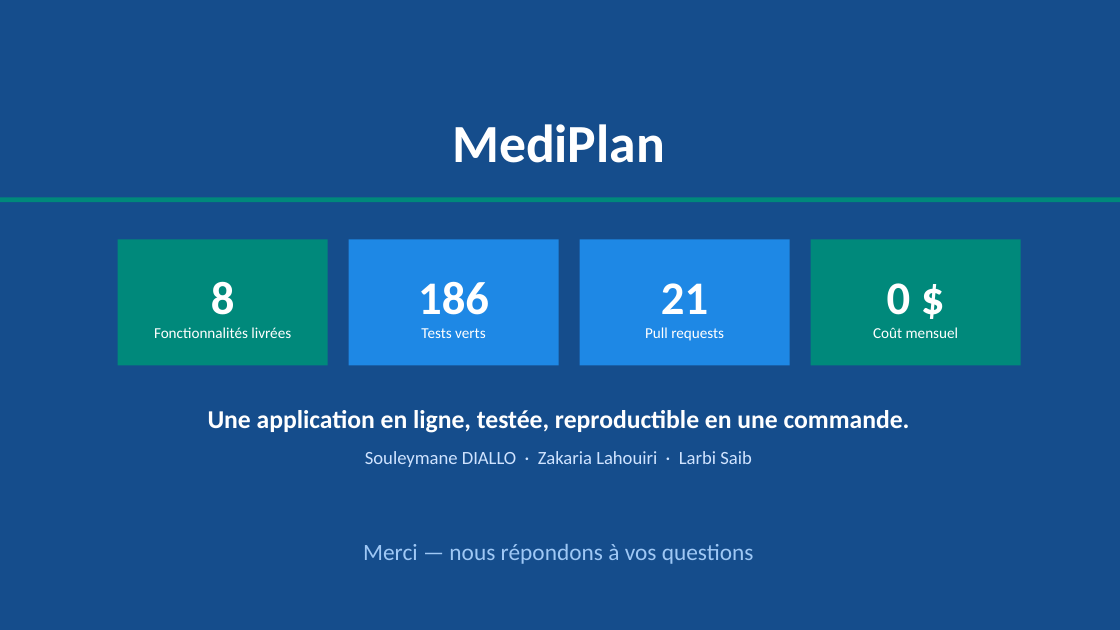
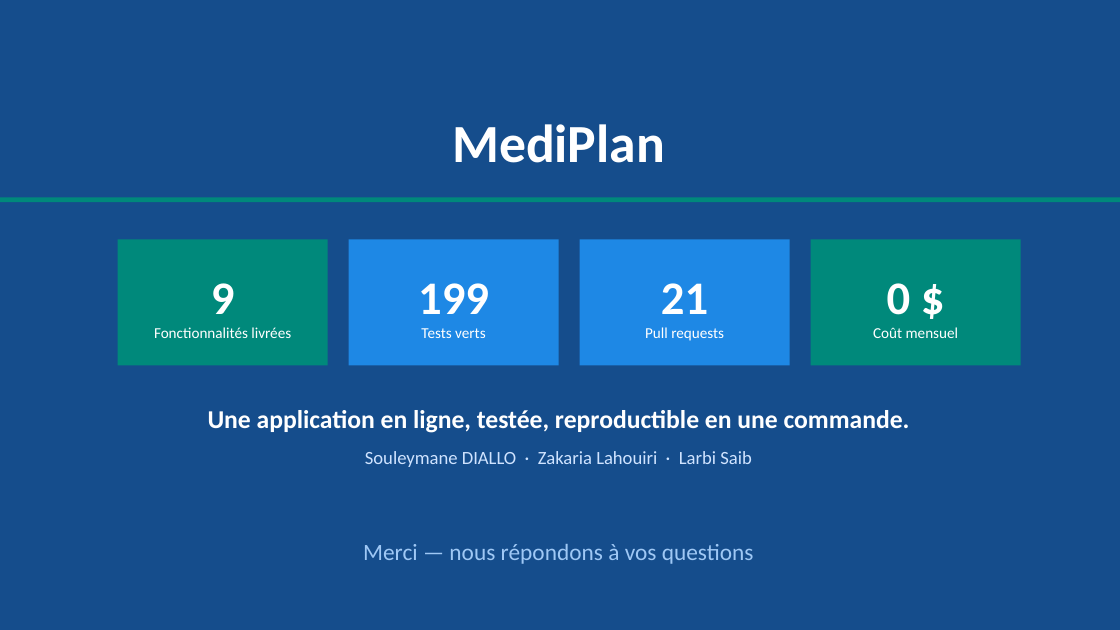
Before and after one commit to soultaka19/mediplan, a slide deck: slide 16 of docs/presentation/MediPlan-Presentation-Finale.pptx. Drawn at 1120x630 pixels with LibreOffice and Linux fonts; fonts in the diff are those of the drawing. Boxes give left, top, right and bottom in pixels: in the first picture for what was removed or moved away, otherwise in the second. Text is boxed around its words. In the diff, an @@ line names an element or a change of style, - is before the commit and + after.

```diff
--- a/docs/presentation/MediPlan-Presentation-Finale.pptx
+++ b/docs/presentation/MediPlan-Presentation-Finale.pptx
@@ text at bbox=[211, 283, 235, 314]: text changed @@
-8
+9
@@ text at bbox=[418, 283, 489, 314]: text changed @@
-186
+199
```
Also in this commit, not shown: 4 other slides changed, 1 other file.
